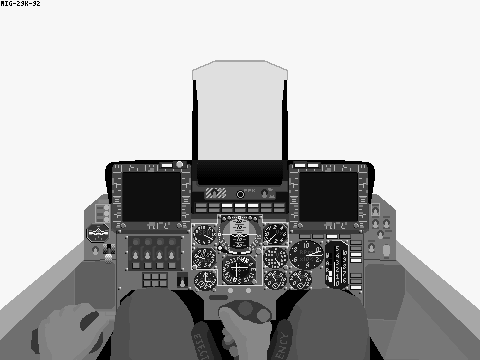
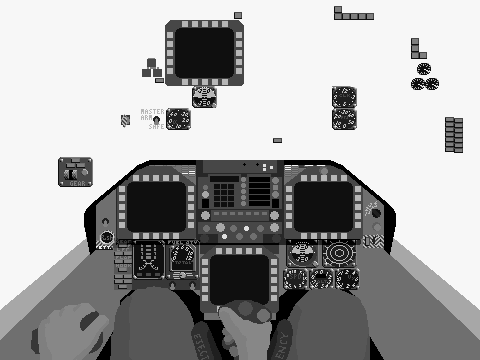
The second 480 × 360 image is a revision of the first. Changes to its layers:
showed "F18C_Hood", painted on it over <box>84,160,396,255</box>
added layer "F18C_Shadow" (subtract) above "F18C_Frgr" over <box>116,187,361,245</box>
showed "F18C_Frgr", painted on it over <box>117,165,363,240</box>
showed "F18C_Bkgr", painted on it over <box>58,6,463,313</box>
showed "F18C_Frame", painted on it over <box>58,160,468,360</box>
hid "MiG29K312_Hood" over <box>58,60,468,360</box>
hid "MiG29K312_Frgr" over <box>105,233,361,289</box>
hid "MiG29K312_Shadow", moved it above "MiG29K312_Bkgr", painted on it over <box>112,161,369,234</box>
hid "MiG29K312_Bkgr" over <box>75,164,405,321</box>
hid "MiG29K312_Frame" over <box>1,1,468,360</box>
